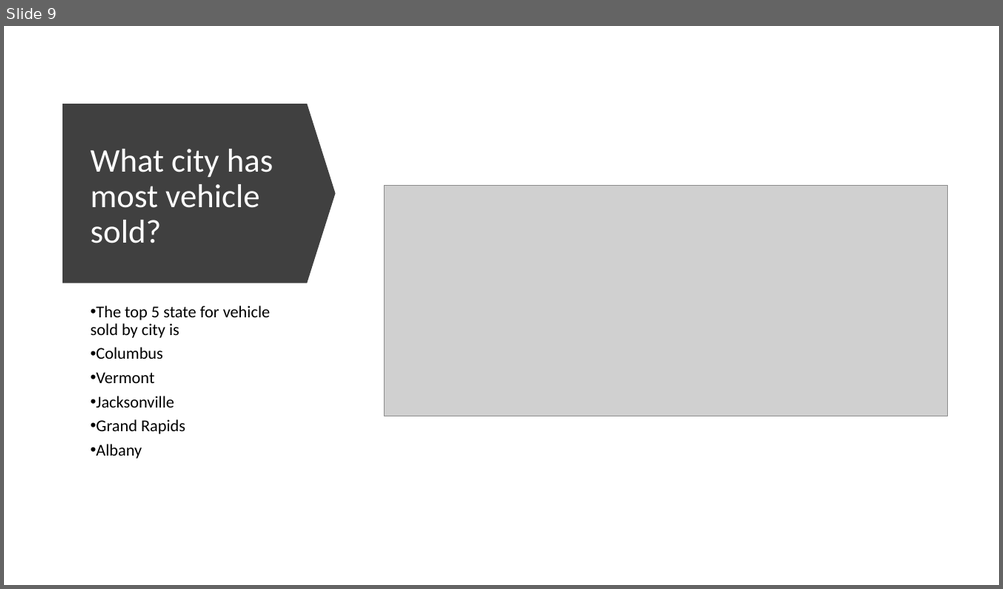
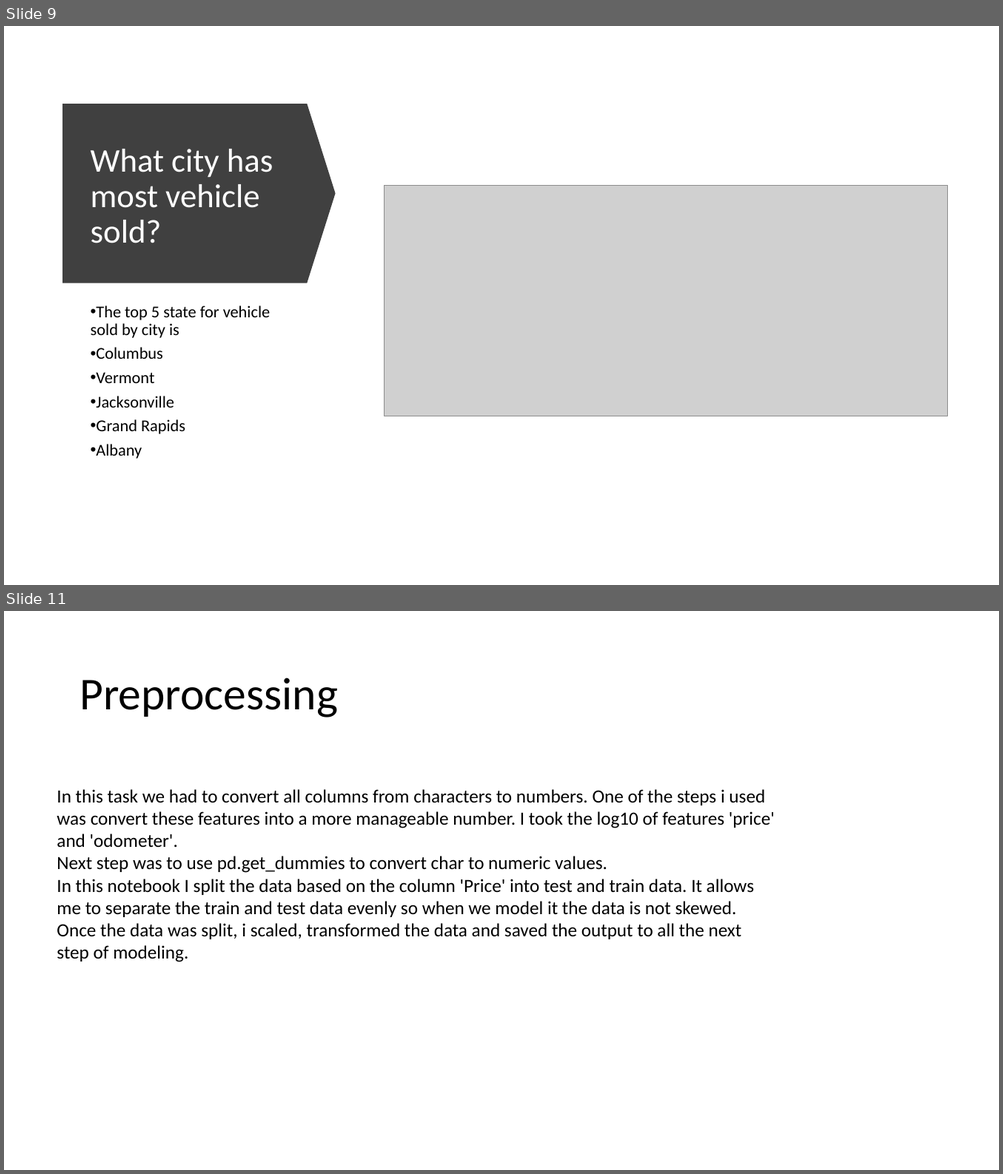
Before and after one commit to kwanjeff/DataTrack, a slide deck: Capstone 3/FinalPresentation_UsedCar_Jeff_Kwan.pptx. Shown one above the other, each under a label of ours: slide 9 before the commit, slides 9 and 11 after it; the slides between them are not shown. The pictures are 1003x589 and 1003x1174 pixels, drawn with LibreOffice and Linux fonts; fonts in the diff are those of the drawing; grey boxes stand for pictures. Boxes give left, top, right and bottom in pixels: in the first picture for what was removed or moved away, otherwise in the second. Text is boxed around its words. In the diff, an @@ line names an element or a change of style, - is before the commit and + after.

```diff
--- a/Capstone 3/FinalPresentation_UsedCar_Jeff_Kwan.pptx
+++ b/Capstone 3/FinalPresentation_UsedCar_Jeff_Kwan.pptx
@@ slide 11 added at bbox=[4, 611, 999, 1170], background #FFFFFF @@
@@ title added at bbox=[79, 678, 337, 718], 44 pt, text #000000 @@
+Preprocessing
@@ text added at bbox=[57, 789, 774, 963], 18 pt, text #000000 @@
+In this task we had to convert all columns from characters to numbers. One of the steps i used was convert these features into a more manageable number. I took the log10 of features 'price' and 'odometer'.
+Next step was to use pd.get_dummies to convert char to numeric values.
+In this notebook I split the data based on the column 'Price' into test and train data. It allows me to separate the train and test data evenly so when we model it the data is not skewed. Once the data was split, i scaled, transformed the data and saved the output to all the next step of modeling.
```
Also in this commit, not shown: 1 slide changed, 1 other slide added.
